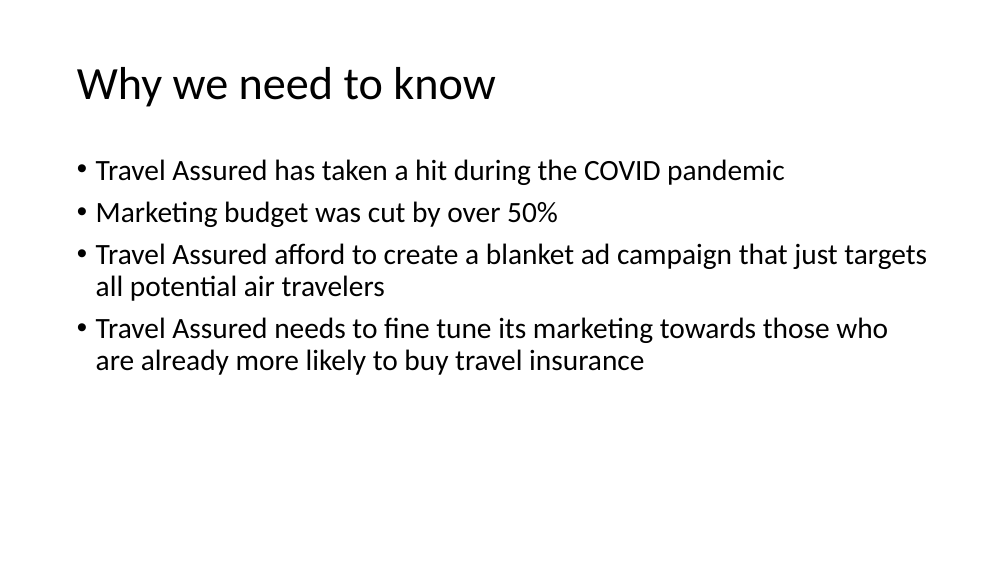
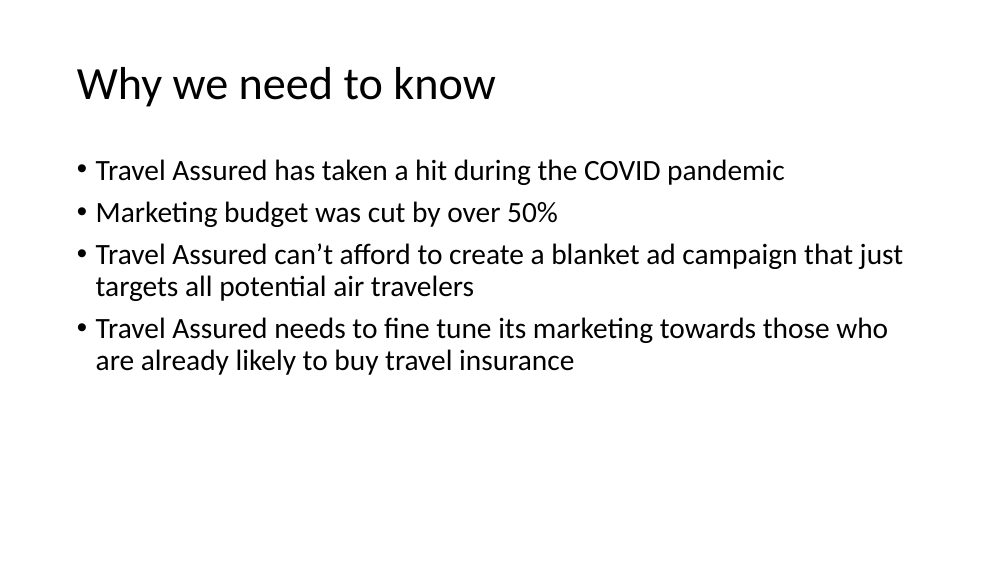
Before and after one commit to teruki-i/travel_insurance_case_study, a slide deck: slide 2 of resources/Travel_Insurance_Presentation.pptx. Drawn at 1008x567 pixels with LibreOffice and Linux fonts; fonts in the diff are those of the drawing. Boxes give left, top, right and bottom in pixels: in the first picture for what was removed or moved away, otherwise in the second. Text is boxed around its words. In the diff, an @@ line names an element or a change of style, - is before the commit and + after.

```diff
--- a/resources/Travel_Insurance_Presentation.pptx
+++ b/resources/Travel_Insurance_Presentation.pptx
@@ text at (96,243,903,375): text changed @@
-• Travel Assured afford to create a blanket ad campaign that just targets all potential air travelers
-• Travel Assured needs to fine tune its marketing towards those who are already more likely to buy travel insurance
+• Travel Assured can’t afford to create a blanket ad campaign that just targets all potential air travelers
+• Travel Assured needs to fine tune its marketing towards those who are already likely to buy travel insurance
```
Also in this commit, not shown: 2 other slides changed.
